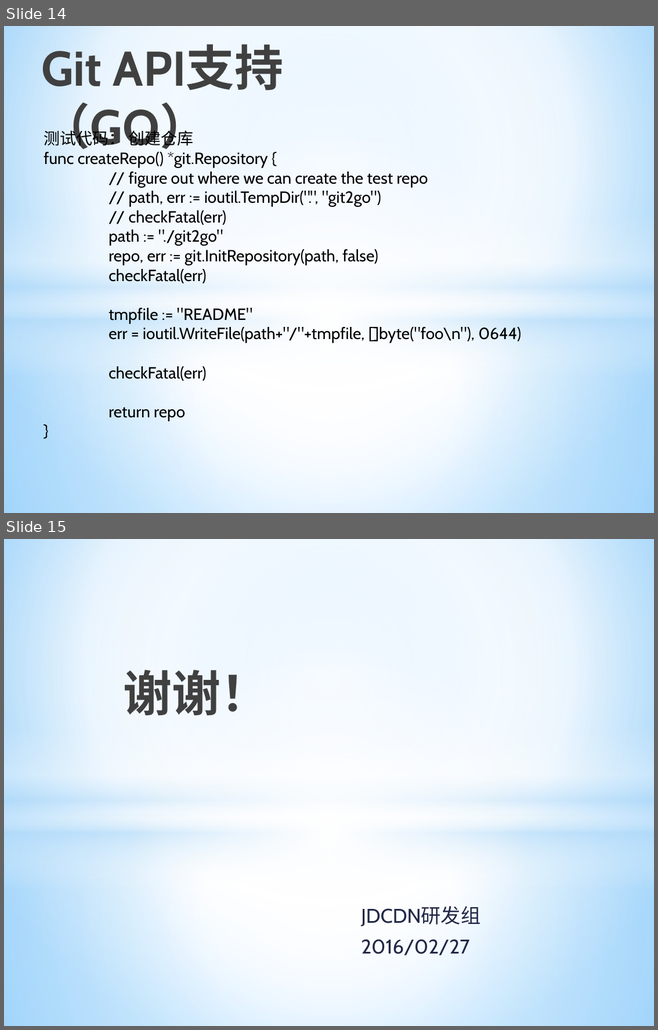
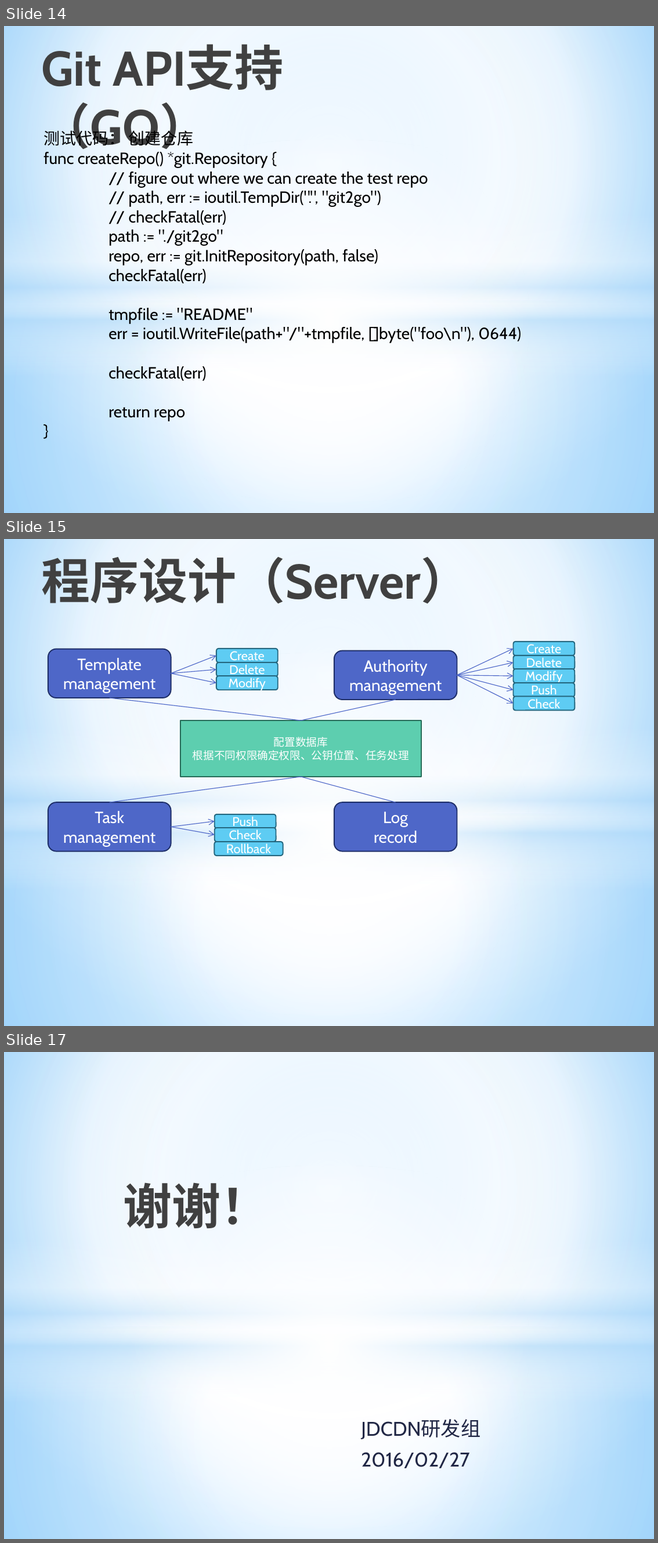
Before and after one commit to allragedbody/clasenbee, a slide deck: docs/Git集群配置方案.pptx. Shown one above the other, each under a label of ours: slides 14 and 15 before the commit, slides 14, 15 and 17 after it; the slides between them are not shown. The pictures are 658x1030 and 658x1543 pixels, drawn with LibreOffice and Linux fonts; fonts in the diff are those of the drawing. Boxes give left, top, right and bottom in pixels: in the first picture for what was removed or moved away, otherwise in the second. Text is boxed around its words. In the diff, an @@ line names an element or a change of style, - is before the commit and + after.

Commit message:
"修改了设计文档"

```diff
--- a/docs/Git集群配置方案.pptx
+++ b/docs/Git集群配置方案.pptx
@@ slide 15 added at [4,539,654,1026], background gradient #9ED5FF to #FFFFFF to #5BB9FF; not listed: 4 template elements that a slide beside it also shows @@
@@ title added at [41,549,469,604], 54 pt, text gradient #000000 to #404040 to #212745, bold @@
+程序设计（Server）
@@ rounded rectangle added at [513,642,574,656], fill #5ECCF3, outline #256880 1.25 pt, 14 pt, text #FFFFFF @@
+Create
@@ rounded rectangle added at [48,649,171,697], fill #4E67C8, outline #1F2E69 1.25 pt, 18 pt, text #FFFFFF @@
+Template management
@@ arrow added from (171, 674) to (216, 655), #4E67C8 0.75 pt @@
@@ rounded rectangle added at [216,649,278,663], fill #5ECCF3, outline #256880 1.25 pt, 14 pt, text #FFFFFF @@
+Create
@@ rounded rectangle added at [334,651,457,700], fill #4E67C8, outline #1F2E69 1.25 pt, 18 pt, text #FFFFFF @@
+Authority management
@@ arrow added from (457, 675) to (513, 649), #4E67C8 0.75 pt @@
@@ rounded rectangle added at [513,655,574,669], fill #5ECCF3, outline #256880 1.25 pt, 14 pt, text #FFFFFF @@
+Delete
@@ arrow added from (171, 674) to (216, 669), #4E67C8 0.75 pt @@
@@ arrow added from (171, 674) to (216, 683), #4E67C8 0.75 pt @@
@@ rounded rectangle added at [216,663,278,676], fill #5ECCF3, outline #256880 1.25 pt, 14 pt, text #FFFFFF @@
+Delete
@@ rounded rectangle added at [216,676,278,690], fill #5ECCF3, outline #256880 1.25 pt, 14 pt, text #FFFFFF @@
+Modify
@@ arrow added from (457, 675) to (513, 663), #4E67C8 0.75 pt @@
@@ arrow added from (457, 675) to (513, 676), #4E67C8 0.75 pt @@
@@ arrow added from (457, 675) to (513, 690), #4E67C8 0.75 pt @@
@@ arrow added from (457, 675) to (513, 703), #4E67C8 0.75 pt @@
@@ rounded rectangle added at [513,669,574,683], fill #5ECCF3, outline #256880 1.25 pt, 14 pt, text #FFFFFF @@
+Modify
@@ rounded rectangle added at [513,683,574,697], fill #5ECCF3, outline #256880 1.25 pt, 14 pt, text #FFFFFF @@
+Push
@@ line added from (109, 698) to (301, 721), #4E67C8 0.75 pt @@
@@ line added from (395, 700) to (301, 721), #4E67C8 0.75 pt @@
@@ rounded rectangle added at [513,696,574,711], fill #5ECCF3, outline #256880 1.25 pt, 14 pt, text #FFFFFF @@
+Check
@@ rectangle added at [181,721,421,777], fill #5DCEAF, outline #276B58 1.25 pt, 12 pt, text #FFFFFF @@
+配置数据库
+根据不同权限确定权限、公钥位置、任务处理
@@ line added from (109, 803) to (301, 777), #4E67C8 0.75 pt @@
@@ line added from (395, 803) to (301, 777), #4E67C8 0.75 pt @@
@@ rounded rectangle added at [48,803,171,852], fill #4E67C8, outline #1F2E69 1.25 pt, 18 pt, text #FFFFFF @@
+Task
+management
@@ rounded rectangle added at [215,815,275,829], fill #5ECCF3, outline #256880 1.25 pt, 14 pt, text #FFFFFF @@
+Push
@@ rounded rectangle added at [334,803,457,852], fill #4E67C8, outline #1F2E69 1.25 pt, 18 pt, text #FFFFFF @@
+Log
+record
@@ arrow added from (171, 827) to (215, 821), #4E67C8 0.75 pt @@
@@ arrow added from (171, 827) to (215, 835), #4E67C8 0.75 pt @@
@@ rounded rectangle added at [215,828,275,842], fill #5ECCF3, outline #256880 1.25 pt, 14 pt, text #FFFFFF @@
+Check
@@ rounded rectangle added at [215,842,284,856], fill #5ECCF3, outline #256880 1.25 pt, 14 pt, text #FFFFFF @@
+Rollback
@@ what was slide 15 is now slide 17 @@
```
Also in this commit, not shown: 1 other slide added, 2 other files.
